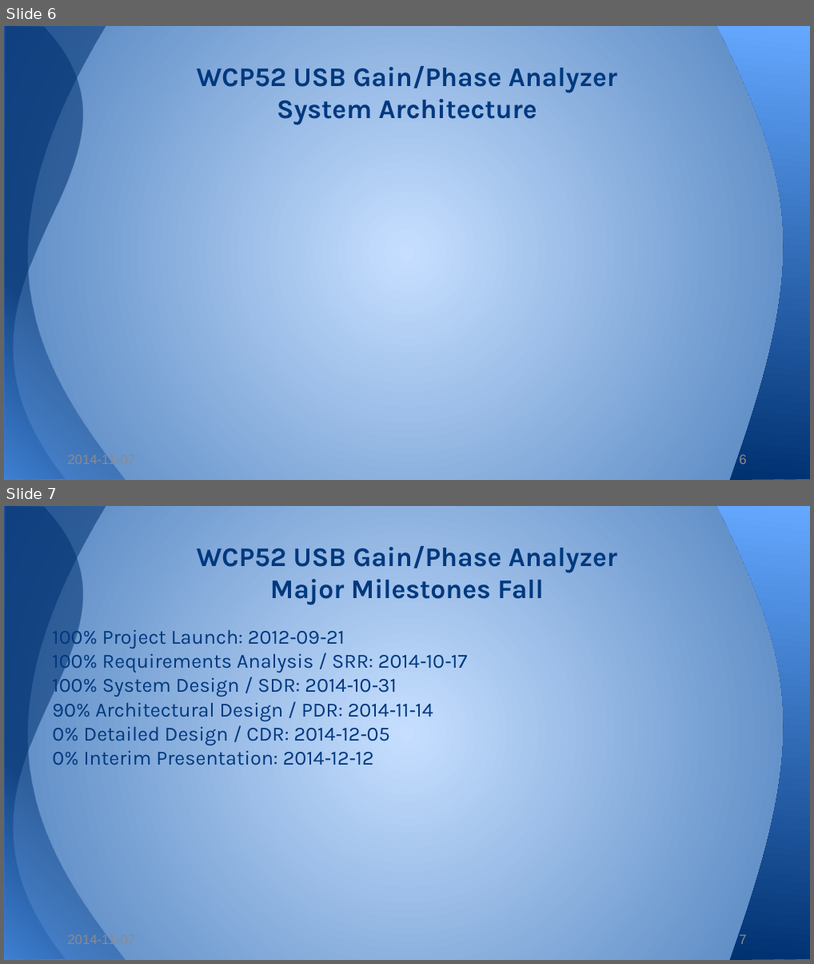
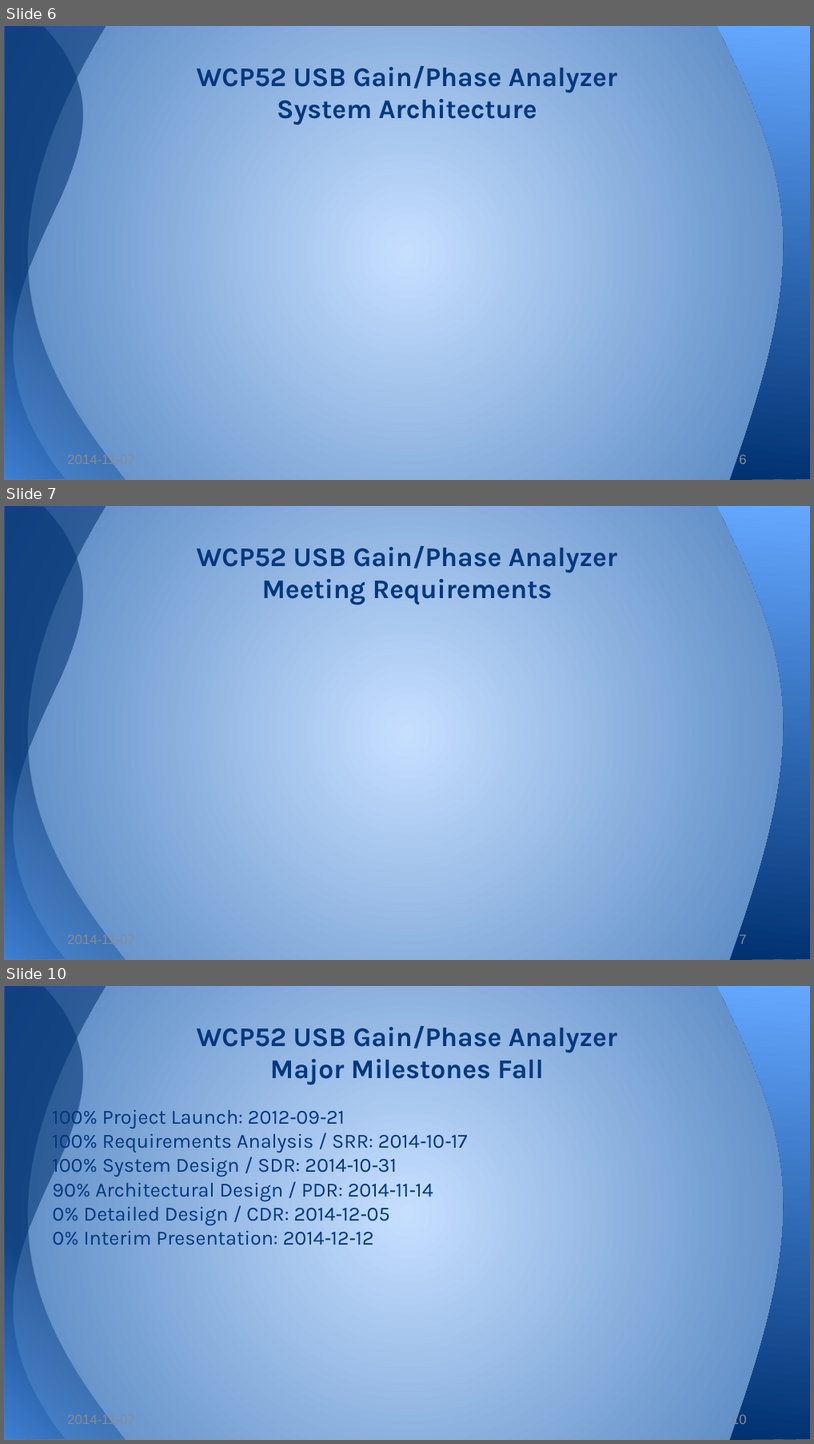
Before and after one commit to WCP52/docs, a slide deck: official/WCP52 Gain_Phase SAP.pptx. Shown one above the other, each under a label of ours: slides 6 and 7 before the commit, slides 6, 7 and 10 after it; the slides between them are not shown. The pictures are 814x964 and 814x1444 pixels, drawn with LibreOffice and Linux fonts; fonts in the diff are those of the drawing. Boxes give left, top, right and bottom in pixels: in the first picture for what was removed or moved away, otherwise in the second. Text is boxed around its words. In the diff, an @@ line names an element or a change of style, - is before the commit and + after.

```diff
--- a/official/WCP52 Gain_Phase SAP.pptx
+++ b/official/WCP52 Gain_Phase SAP.pptx
@@ slide 7 added at [4, 506, 810, 960], background gradient #C6DFFF to #4F81BD; not listed: 3 template elements that a slide beside it also shows @@
@@ title added at [197, 546, 618, 605], 24 pt, text #00387E, bold @@
+WCP52 USB Gain/Phase Analyzer
+Meeting Requirements
@@ text added at [67, 935, 135, 944], 12 pt, text #8C8C8C @@
+2014-11-07
@@ page number added at [739, 934, 746, 944], 12 pt, text #8C8C8C @@
+7
@@ what was slide 7 is now slide 10 @@
@@ page number at [732, 1412, 747, 1427]: text changed @@
-7
+10
```
Also in this commit, not shown: 1 slide changed, 2 other slides added.
